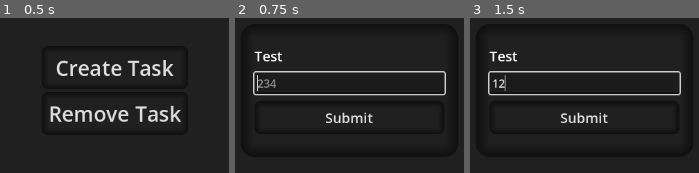
Above: before the commit, frames 1-3 (left to right).
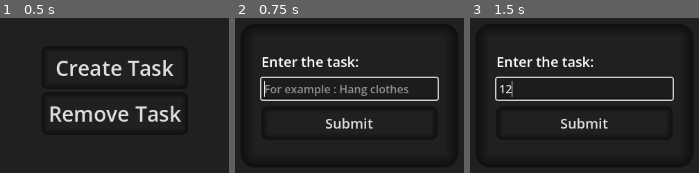
Above: after the commit, the same moments.

Repository: PanotiMihir/to-do-app
Game: Godot game, scene res://Folders/Scenes/main.tscn
The game is run twice, just before and just after one commit, with the same random seed, the same clock (stepped at 60 frames per second) and the same inputs.
Inputs (mouse positions are in pixels of both pictures, inside the frame that each line leads up to):
- Up to frame 1 (0.5 s): no input
- Up to frame 2 (0.75 s): click "Create Task" at 0.5 s
- Up to frame 3 (1.5 s): click (584, 83) at 1.27 s; type "12" at 1.35 s

Frame 1 is identical in both runs. In frame 2, 9.3% of the frame differs, in the area x 7-93%, y 21-72%; in frame 3, 7.8%.

Commit message:
Commit From Laptop

Diff:
--- a/Folders/Scenes/Reusable/input_box.tscn
+++ b/Folders/Scenes/Reusable/input_box.tscn
@@ -64,7 +64,7 @@
 grow_vertical = 2
 script = ExtResource("1_8mt6b")
 
-[node name="Panel" type="Panel" parent="." unique_id=2022273485]
+[node name="Panel" type="PanelContainer" parent="." unique_id=383422715]
 layout_mode = 1
 anchors_preset = 8
 anchor_left = 0.5
@@ -74,22 +74,17 @@
 offset_left = -157.0
 offset_top = -96.0
 offset_right = 157.0
-offset_bottom = 96.0
+offset_bottom = 111.0
 grow_horizontal = 2
 grow_vertical = 2
 theme_override_styles/panel = SubResource("StyleBoxFlat_127in")
 
 [node name="MarginContainer" type="MarginContainer" parent="Panel" unique_id=1641271733]
-layout_mode = 1
-anchors_preset = 15
-anchor_right = 1.0
-anchor_bottom = 1.0
-grow_horizontal = 2
-grow_vertical = 2
-theme_override_constants/margin_left = 20
-theme_override_constants/margin_top = 20
-theme_override_constants/margin_right = 20
-theme_override_constants/margin_bottom = 20
+layout_mode = 2
+theme_override_constants/margin_left = 10
+theme_override_constants/margin_top = 10
+theme_override_constants/margin_right = 10
+theme_override_constants/margin_bottom = 10
 
 [node name="VBoxContainer" type="VBoxContainer" parent="Panel/MarginContainer" unique_id=1142114260]
 layout_mode = 2
--- /dev/null
+++ b/Folders/Scenes/Reusable/task_display.tscn
@@ -0,0 +1,32 @@
+[gd_scene format=3 uid="uid://w4nsug0ewx1s"]
+
+[node name="TaskDisplay" type="Control" unique_id=974335447]
+layout_mode = 3
+anchors_preset = 15
+anchor_right = 1.0
+anchor_bottom = 1.0
+grow_horizontal = 2
+grow_vertical = 2
+
+[node name="ColorRect" type="ColorRect" parent="." unique_id=674163759]
+layout_mode = 1
+anchors_preset = 15
+anchor_right = 1.0
+anchor_bottom = 1.0
+grow_horizontal = 2
+grow_vertical = 2
+color = Color(0.1882353, 0.1882353, 0.1882353, 1)
+
+[node name="TaskList" type="VBoxContainer" parent="ColorRect" unique_id=1932452867]
+layout_mode = 1
+anchors_preset = 8
+anchor_left = 0.5
+anchor_top = 0.5
+anchor_right = 0.5
+anchor_bottom = 0.5
+offset_left = -20.0
+offset_top = -20.0
+offset_right = 20.0
+offset_bottom = 20.0
+grow_horizontal = 2
+grow_vertical = 2
--- /dev/null
+++ b/Folders/Scenes/Reusable/task_item.tscn
@@ -0,0 +1,60 @@
+[gd_scene format=3 uid="uid://dagmous7qr4x0"]
+
+[ext_resource type="Script" uid="uid://bv7tvi1fiajqs" path="res://Folders/Scripts/task_item.gd" id="1_stq1d"]
+
+[sub_resource type="StyleBoxFlat" id="StyleBoxFlat_qb0yt"]
+bg_color = Color(0.12712786, 0.12712786, 0.12712777, 1)
+border_width_left = 20
+border_width_top = 20
+border_width_right = 20
+border_width_bottom = 20
+border_color = Color(0.0627451, 0.0627451, 0.0627451, 1)
+border_blend = true
+corner_radius_top_left = 20
+corner_radius_top_right = 20
+corner_radius_bottom_right = 20
+corner_radius_bottom_left = 20
+corner_detail = 20
+
+[node name="TaskItem" type="Control" unique_id=1116031363]
+layout_mode = 3
+anchors_preset = 15
+anchor_right = 1.0
+anchor_bottom = 1.0
+grow_horizontal = 2
+grow_vertical = 2
+script = ExtResource("1_stq1d")
+
+[node name="PanelContainer" type="PanelContainer" parent="." unique_id=1463150814]
+layout_mode = 1
+anchors_preset = 8
+anchor_left = 0.5
+anchor_top = 0.5
+anchor_right = 0.5
+anchor_bottom = 0.5
+offset_left = -103.0
+offset_top = -20.0
+offset_right = 103.0
+offset_bottom = 20.0
+grow_horizontal = 2
+grow_vertical = 2
+theme_override_styles/panel = SubResource("StyleBoxFlat_qb0yt")
+
+[node name="MarginContainer" type="MarginContainer" parent="PanelContainer" unique_id=664492298]
+layout_mode = 2
+theme_override_constants/margin_left = 10
+theme_override_constants/margin_top = 10
+theme_override_constants/margin_right = 10
+theme_override_constants/margin_bottom = 10
+
+[node name="HBoxContainer" type="HBoxContainer" parent="PanelContainer/MarginContainer" unique_id=206270052]
+layout_mode = 2
+alignment = 1
+
+[node name="Label" type="Label" parent="PanelContainer/MarginContainer/HBoxContainer" unique_id=2131818979]
+layout_mode = 2
+text = "Task_Name"
+
+[node name="CheckBox" type="CheckBox" parent="PanelContainer/MarginContainer/HBoxContainer" unique_id=311896932]
+layout_mode = 2
+text = "Completed"
--- a/Folders/Scripts/input_box.gd
+++ b/Folders/Scripts/input_box.gd
@@ -1,41 +1,44 @@
 extends Control
 
-@onready var line_edit = $Panel/MarginContainer/VBoxContainer/LineEdit
-@onready var card_label = $Panel/MarginContainer/VBoxContainer/Label
+@onready var line_edit = $Panel/MarginContainer/VBoxContainer/LineEdit # Load the LineEdit as a var so I dont have to type the exact path a billion times.
+@onready var card_label = $Panel/MarginContainer/VBoxContainer/Label # Same as above for the label node.
 
-signal submitted(text : String)
+signal submitted(text : String) # Creates a signal named submitted with the arg text.
 
-var label : String = "None"
-var placeholdertext : String = "None"
+var label : String = "None" # Used to set the label of the input_box so that the user knows what to enter
+var placeholdertext : String = "None" # Used in the LineEdit to add an example which will disappear as soon as the user types something
 
-func get_text() -> String:
-	return line_edit.text
 
+# Sets up the entire scene
 func setup(new_label : String, new_place_holder : String):
-	label = new_label
-	placeholdertext = new_place_holder
+	label = new_label # Sets the label var defined above to the label passed as an arg.
+	placeholdertext = new_place_holder # Same as above for Place Holder Text
 
-	pop()
+	pop() # Calls the function pop, which sets everything up.
 
+# Sets up the lable and handles mouse redirection
 func pop():
-	card_label.text = label
-	line_edit.placeholder_text = placeholdertext
+	card_label.text = label # Sets the label of the input_box scene to the label var
+	line_edit.placeholder_text = placeholdertext # Same as above but for Place Holder Text
 
-	await get_tree().process_frame
+	await get_tree().process_frame # Waits for the entire scene to get loaded
 
-	line_edit.grab_focus()
+	line_edit.grab_focus() # Focuses the cursor on the line edit so the user can start typing immediately
 
+# Handles what happens when the user submits the input in any way.
 func submit():
-	var text = line_edit.text
+	var text = line_edit.text # Grabs the text from the line edit and puts it into a var
 
-	Global.popup_open = false
+	Global.popup_open = false # Sets the popup open var in the global script as false, so we can open another popup.
 
-	submitted.emit(text)
+	submitted.emit(text) # Emits the submitted signal defined above with the arg text which was grabbed from the lien edit
 
-	queue_free()
+	queue_free() # Deletes the entire scene from the scene tree
 
+# When the user presses the submit button
 func _on_submit_pressed() -> void:
-	submit()
+	submit() # Runs the submit func
 
+# When the user presses enter in the line edit
 func _on_line_edit_text_submitted(_new_text: String) -> void:
-	submit()
+	submit() # Runs the submit func
--- a/Folders/Scripts/save_manager.gd
+++ b/Folders/Scripts/save_manager.gd
@@ -1,16 +1,16 @@
 extends Node
 
-const SAVE_LOCATION = "user://GameData/"
+const save_location : String = "user://GameData/" # This variable holds the folder where all the files will be saved.
 
-func save_data(file_name, data : Dictionary):
-	DirAccess.make_dir_recursive_absolute(SAVE_LOCATION)
+func save_data(file_name, data):
+	DirAccess.make_dir_recursive_absolute(save_location)
 
-	var path = SAVE_LOCATION + file_name + ".json"
+	var path = save_location + file_name + ".json"
 
 	var file = FileAccess.open(path, FileAccess.WRITE)
 
 	if file == null:
-		print("Error opening the file ", file_name, ". Error from save_manager.")
+		print("File null: ", file_name)
 		return
 
 	var string = JSON.stringify(data)
@@ -19,8 +19,9 @@
 
 	file.close()
 
-func load_data(file_name, default_data : Dictionary) -> Dictionary:
-	var path = SAVE_LOCATION + file_name + ".json"
+func load_data(file_name, default_data):
+
+	var path = save_location + file_name + ".json"
 
 	if not FileAccess.file_exists(path):
 		return default_data
@@ -28,16 +29,15 @@
 	var file = FileAccess.open(path, FileAccess.READ)
 
 	if file == null:
-		print("Could not read the file ", file_name, ". Error from save_manager.")
 		return default_data
 
 	var contents = file.get_as_text()
-
-	file.close()
 
 	var data = JSON.parse_string(contents)
 
 	if data == null:
 		return default_data
 
+	file.close()
+
 	return data
--- /dev/null
+++ b/Folders/Scripts/task_item.gd
@@ -0,0 +1,8 @@
+extends Control
+
+@onready var label = $PanelContainer/MarginContainer/HBoxContainer/Label
+@onready var checkbox = $PanelContainer/MarginContainer/HBoxContainer/CheckBox
+
+func _ready() -> void:
+    label.text = "hello"
+    checkbox.button_pressed = true
--- a/Folders/Scripts/task_manager.gd
+++ b/Folders/Scripts/task_manager.gd
@@ -1,21 +1,44 @@
 extends Control
 
-var popup = preload("res://Folders/Scenes/Reusable/input_box.tscn")
+# Preload the input box scene to use throughout the entire session
+var input_box_preload = preload("res://Folders/Scenes/Reusable/input_box.tscn")
+
+var tasks : Array = [] # The default task array
+const save_file = "tasks" # The name of the save file
+
+func _ready() -> void:
+	tasks = SaveManager.load_data(save_file, tasks)
+	# Loads the data in the save location in the tasks list and keeps the list empty if there is no save file.
+	print(tasks) # prints the task list so that I can view the tasks and see if the savng system is working before I setup the display system.
+	for task in tasks:
+		var data = task["task_name"] + " " + str(task["completed"])
+		print(data)
 
 func get_task_details():
-	var input_box = popup.instantiate()
+	var input_box = input_box_preload.instantiate()
+	# Loads the scene in the var input_box so that we can use it later.
+	# If the scene is not intanciated than it wont work.
 
 	add_child(input_box)
+	# Adds the input_box instanciated scene as a child so we can manage its settings and make it appear on screen.
 
-	input_box.setup("Test", "234")
+	input_box.setup("Enter the task:", "For example : Hang clothes")
+	# Setups the input box with the title and a placeholder text which will disappear as soon as as I type something in the line_edit.
 
 	var text = await input_box.submitted
+	# waits for the input_box scene to fire the signal submitted, and then puts the arg that came with it in the var text
 
 	return text
+	# Returns the var text
 
 func _on_create_pressed() -> void:
-	print(await get_task_details())
+	var task_name = await get_task_details() # Gets the name of the task from the user.
 
+	var task = {"task_name" : task_name, "completed" : false} # Creates the mini-dict to be added to the main task list.
+
+	tasks.append(task) # Adds the mini-dict to the main task list.
+
+	SaveManager.save_data(save_file, tasks) # Saves the list.
 
 func _on_remove_pressed() -> void:
 	pass # Replace with function body.
Not shown, added: Folders/Scripts/task_item.gd.uid
